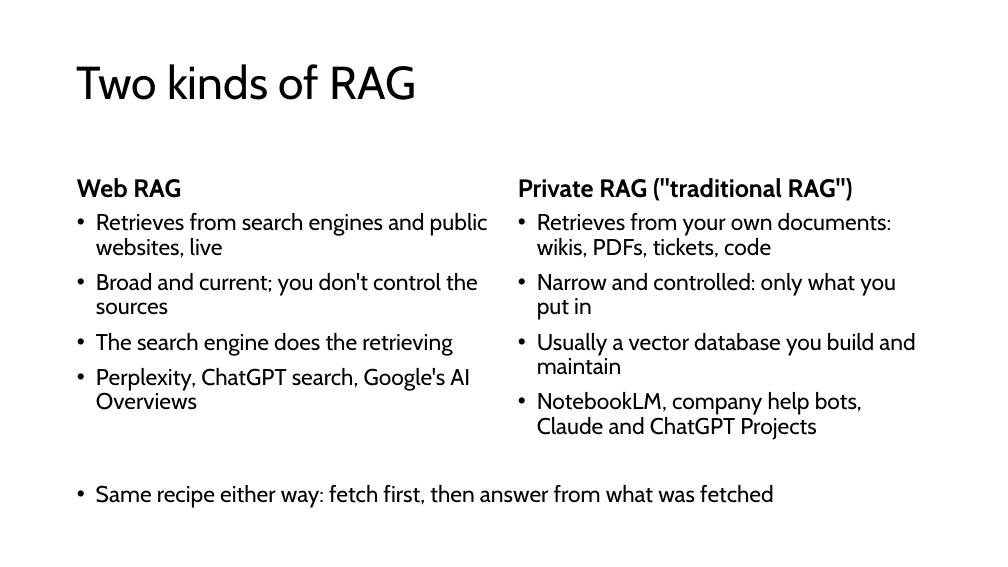
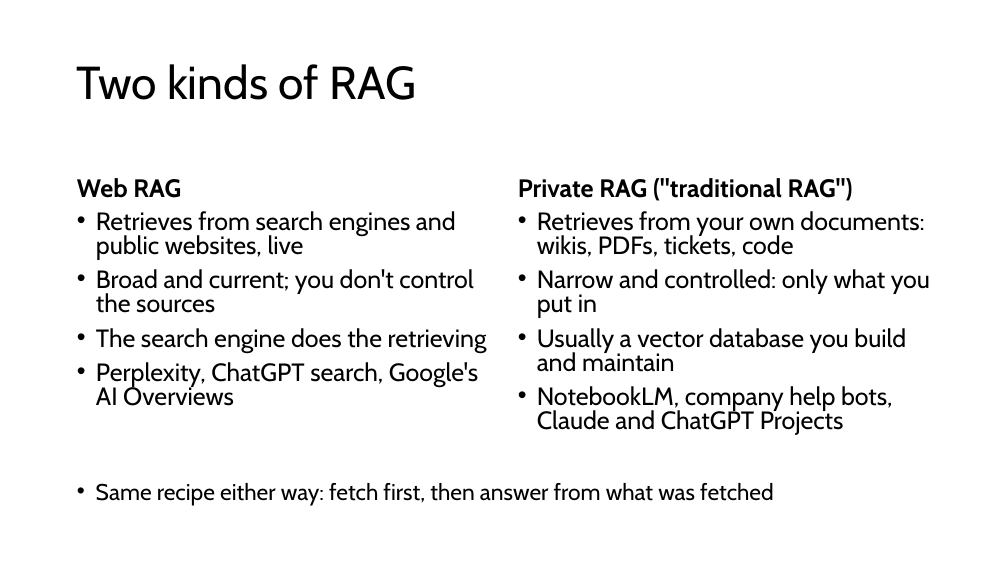
Before and after one commit to danielcregg/ai-assisted-programming, a slide deck: slide 7 of lectures-and-labs/week04/rag-lecture.pptx. Drawn at 1008x567 pixels with LibreOffice and Linux fonts; fonts in the diff are those of the drawing. Boxes give left, top, right and bottom in pixels: in the first picture for what was removed or moved away, otherwise in the second. Text is boxed around its words. In the diff, an @@ line names an element or a change of style, - is before the commit and + after.

```diff
--- a/lectures-and-labs/week04/rag-lecture.pptx
+++ b/lectures-and-labs/week04/rag-lecture.pptx
@@ text "Retrieves from search engines and ..." at (96, 211, 487, 406): size 21.7 to 23.8 pt; line spacing 0.9 to 0.8 @@
@@ text "Retrieves from your own documents: ..." at (537, 211, 930, 434): size 21.7 to 23.8 pt; line spacing 0.9 to 0.8 @@
@@ text "Same recipe either way: fetch ..." at (96, 483, 774, 506): line spacing 0.9 to 0.8 @@
```
Also in this commit, not shown: 26 other slides changed.
